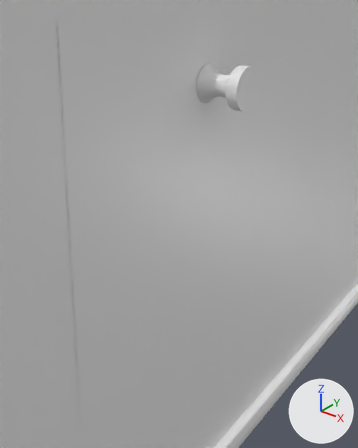
Renders of the FBX model 3D_Objects_Blender/NoteBoard/NoteBoard.fbx from each side of a commit.
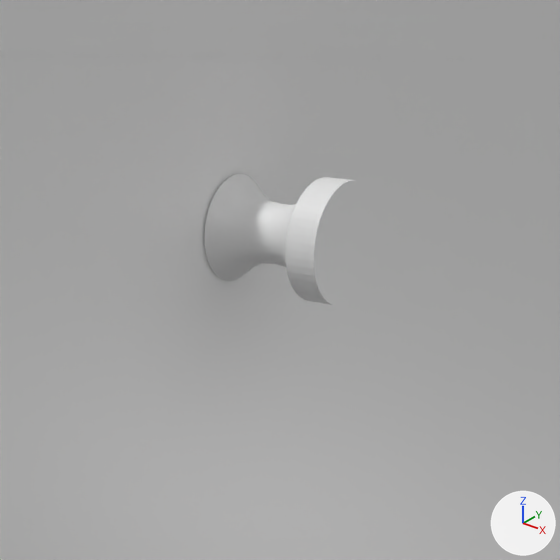
Old and new are each drawn from a 50 mm camera at (0.05, -0.072, -0.0015) aimed at (0.0048, -0.0155, -0.0366) and again close up on the part from 34% to 91% of the width and 0% to 46% of the height. Lighting does not change. The marker at lower right points along +X, +Y and +Z. Where no turn or scale is listed for an object, it has been applied to the vertices.

The first close-up shows 'Board', 'Note02', 'Pin02'.
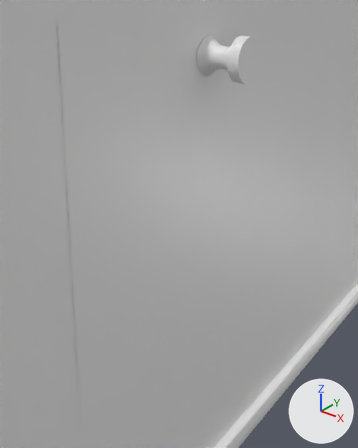
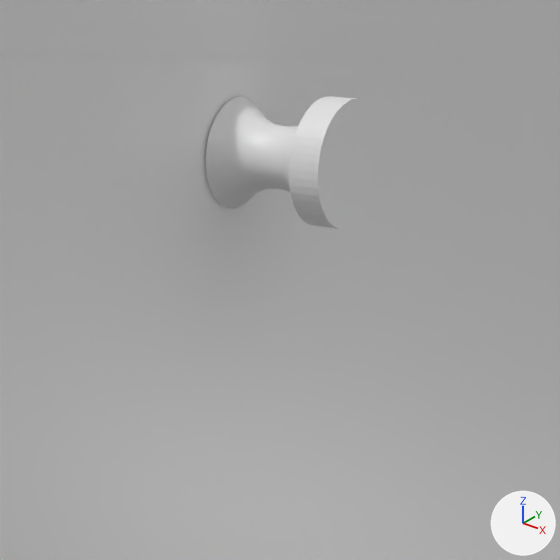
Pixel boxes (x1, y1, x2, y2) of what changed, in the close-ups (560 x 560 px):
'Pin02', moved
    before: (205, 174, 378, 306)
    after: (206, 96, 384, 229)

Edits to the bpy script that builds the scene:
```text
Change ob_pin02:
    ob_pin02.location: (0.00012, -0.00217, -0.01673) -> (0.00012, -0.00217, -0.01233)
```
